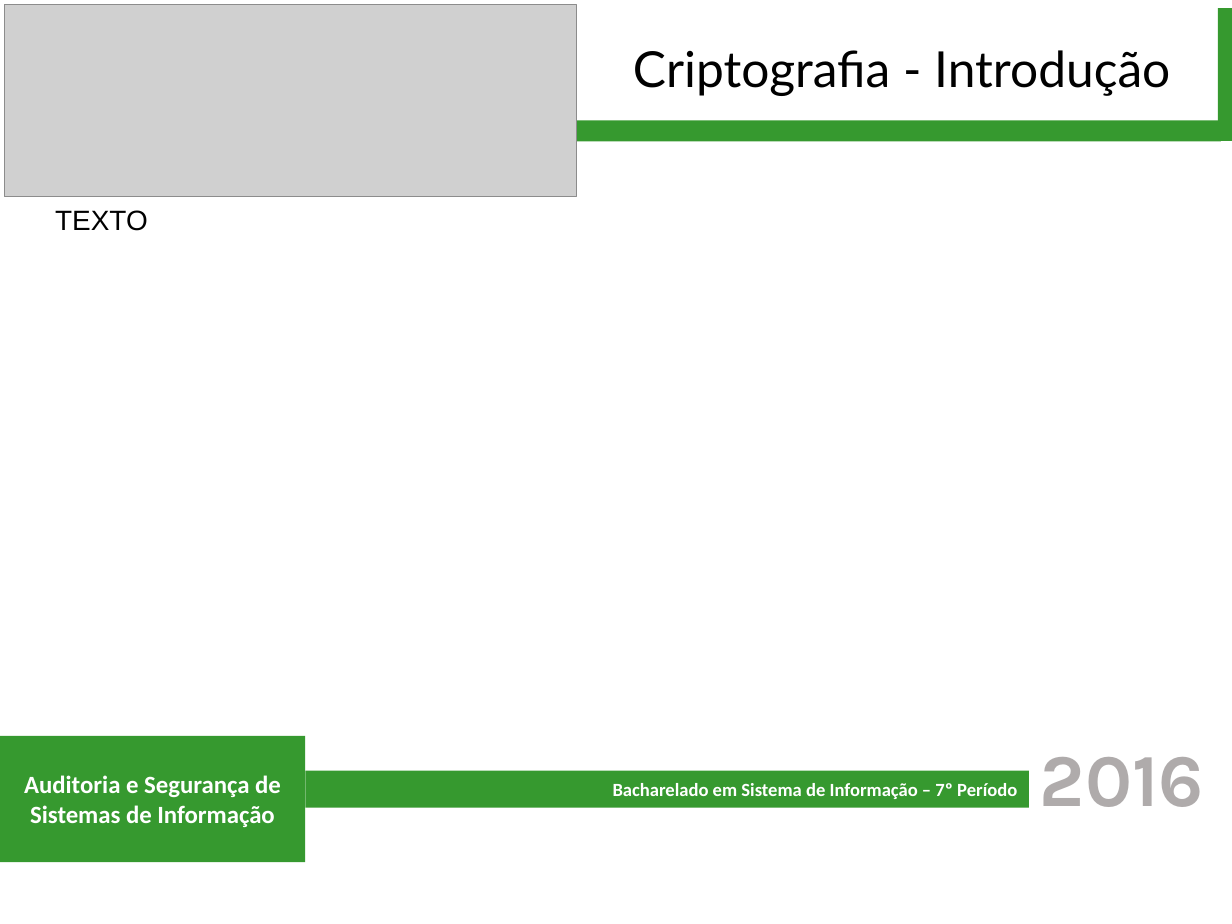
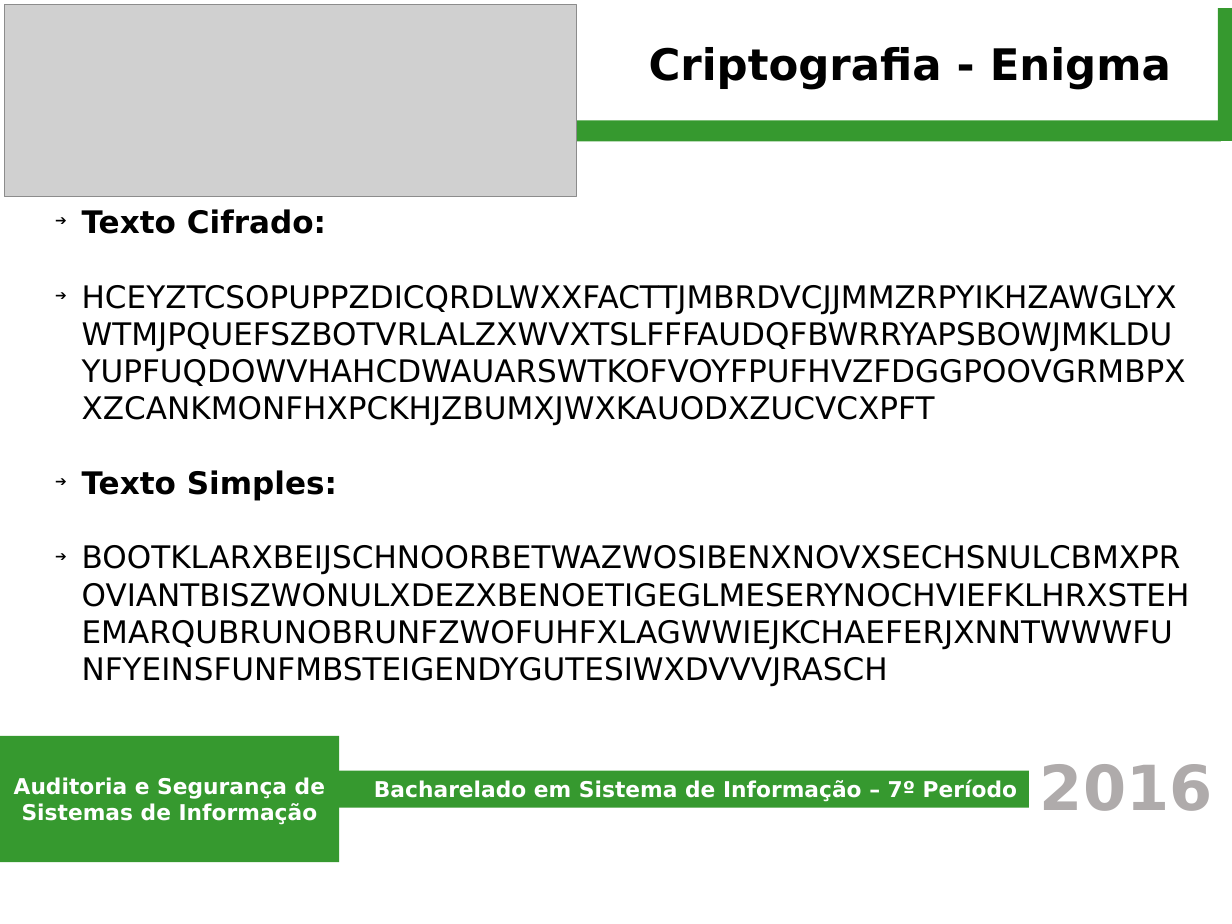
Before and after one commit to jmanoel7/Sistemas_de_Informacao, a slide deck: slide 4 of 2016-1/Auditoria_e_Seguranca_de_Sistemas_de_Informacao/trabalho1_criptografia/Trabalho1-Criptografia.odp. Drawn at 1232x924 pixels with LibreOffice and Linux fonts; fonts in the diff are those of the drawing; grey boxes stand for pictures. Boxes give left, top, right and bottom in pixels: in the first picture for what was removed or moved away, otherwise in the second. Text is boxed around its words. In the diff, an @@ line names an element or a change of style, - is before the commit and + after.

```diff
--- a/2016-1/Auditoria_e_Seguranca_de_Sistemas_de_Informacao/trabalho1_criptografia/Trabalho1-Criptografia.odp
+++ b/2016-1/Auditoria_e_Seguranca_de_Sistemas_de_Informacao/trabalho1_criptografia/Trabalho1-Criptografia.odp
@@ text at (649, 47, 1171, 90): text changed; size 32 to 28 pt; font Lato to DejaVu Sans; bold on @@
-Criptografia - Introdução
+Criptografia - Enigma
@@ text at (82, 209, 337, 501): text changed; size 18 to 20 pt; font Arial to DejaVu Sans @@
-TEXTO
+➔ Texto Cifrado:
+➔ HCEYZTCSOPUPPZDICQRDLWXXFACTTJMBRDVCJJMMZRPYIKHZAWGLYXWTMJPQUEFSZBOTVRLALZXWVXTSLFFFAUDQFBWRRYAPSBOWJMKLDUYUPFUQDOWVHAHCDWAUARSWTKOFVOYFPUFHVZFDGGPOOVGRMBPXXZCANKMONFHXPCKHJZBUMXJWXKAUODXZUCVCXPFT
+➔ Texto Simples:
+➔ BOOTKLARXBEIJSCHNOORBETWAZWOSIBENXNOVXSECHSNULCBMXPROVIANTBISZWONULXDEZXBENOETIGEGLMESERYNOCHVIEFKLHRXSTEHEMARQUBRUNOBRUNFZWOFUHFXLAGWWIEJKCHAEFERJXNNTWWWFUNFYEINSFUNFMBSTEIGENDYGUTESIWXDVVVJRASCH
@@ rectangle "Auditoria e Segurança de Sistemas ...": place and size @@
-rectangle "Auditoria e Segurança de Sistemas ..." at (0, 736, 305, 862)
+rectangle "Auditoria e Segurança de Sistemas ..." at (0, 736, 340, 862)
@@ rectangle "Auditoria e Segurança de Sistemas ..." at (0, 736, 340, 862): size 16 to 14 pt, font Calibri to DejaVu Sans @@
@@ text "2016": place and size @@
-text "2016" at (1040, 757, 1204, 807)
+text "2016" at (1040, 764, 1213, 811)
@@ text "2016" at (1040, 764, 1213, 811): size 48 to 40 pt, font Karla to DejaVu Sans @@
@@ rectangle "Bacharelado em Sistema de Informação ...": place and size @@
-rectangle "Bacharelado em Sistema de Informação ..." at (305, 771, 1029, 808)
+rectangle "Bacharelado em Sistema de Informação ..." at (329, 771, 1029, 808)
@@ rectangle "Bacharelado em Sistema de Informação ..." at (329, 771, 1029, 808): size 12 to 14 pt, font Calibri to DejaVu Sans @@
```
Also in this commit, not shown: 3 other slides changed, 23 slides added, 49 other files.
